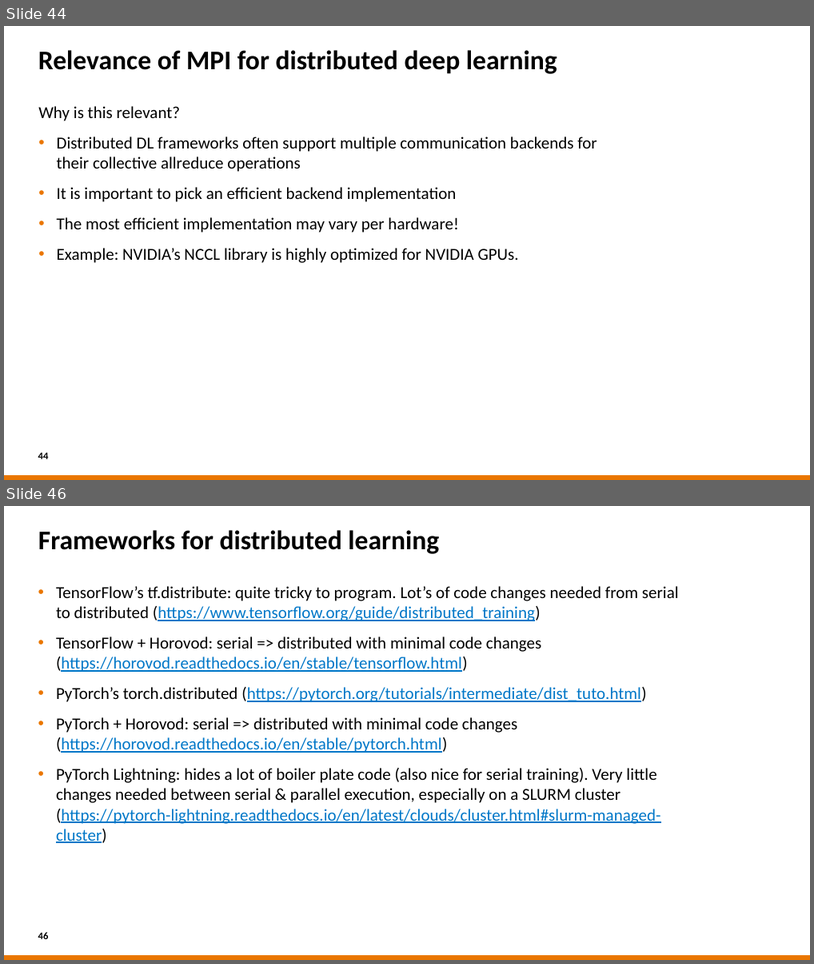
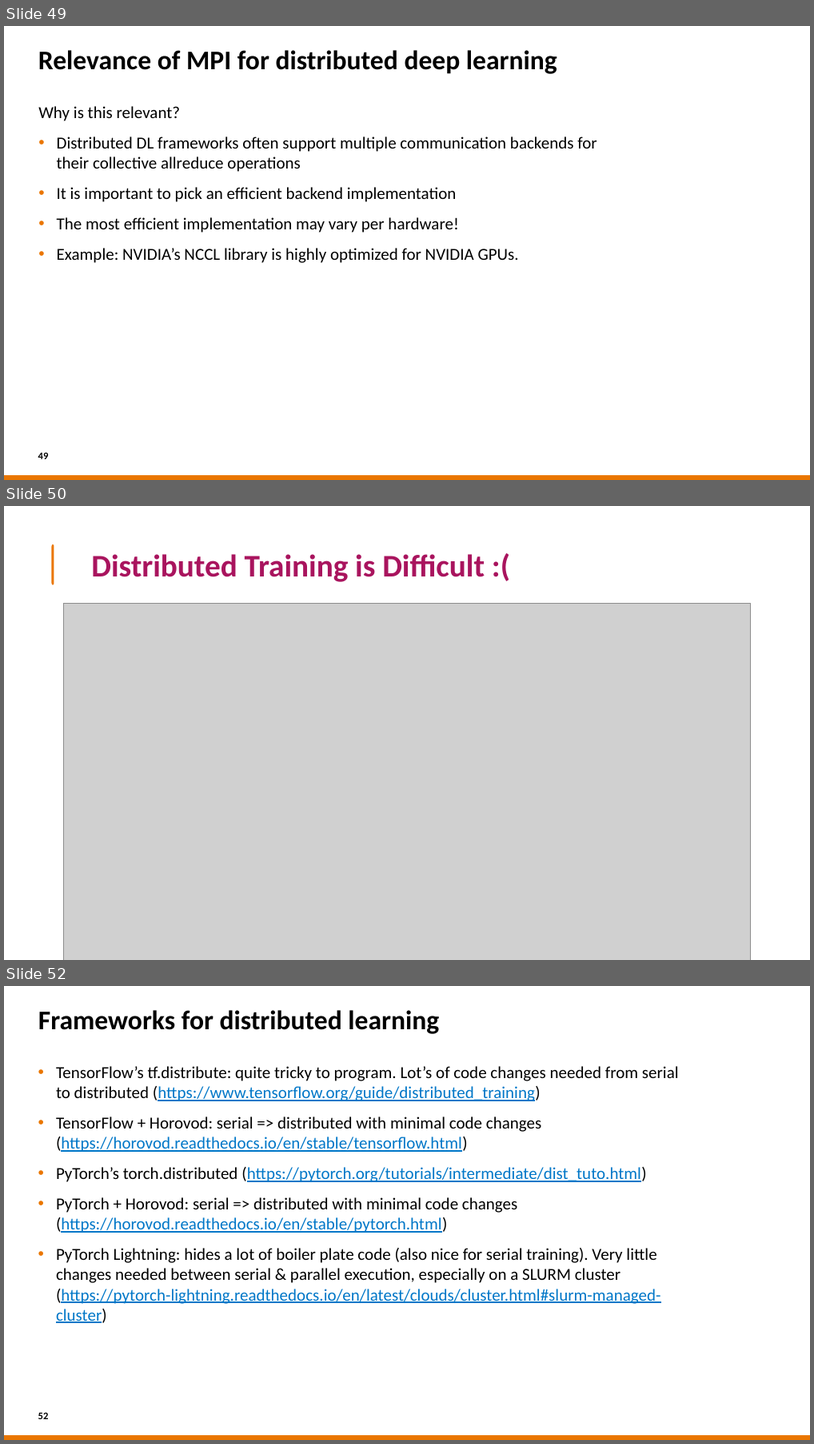
Before and after one commit to sara-nl/HPML-course-materials, a slide deck: Day2/slides/Parallel_Computing_for_DL.pptx. Shown one above the other, each under a label of ours: slides 44 and 46 before the commit, slides 49, 50 and 52 after it; the slides between them are not shown. The pictures are 814x964 and 814x1444 pixels, drawn with LibreOffice and Linux fonts; fonts in the diff are those of the drawing; grey boxes stand for pictures; background and template pictures are left out. Boxes give left, top, right and bottom in pixels: in the first picture for what was removed or moved away, otherwise in the second. Text is boxed around its words. In the diff, an @@ line names an element or a change of style, - is before the commit and + after.

```diff
--- a/Day2/slides/Parallel_Computing_for_DL.pptx
+++ b/Day2/slides/Parallel_Computing_for_DL.pptx
@@ slide 50 added at box(4, 506, 810, 960), background #FFFFFF @@
@@ freeform shape added at box(52, 544, 54, 584), fill #EA7600 @@
@@ text added at box(91, 554, 485, 582), 37.3 pt, text #A9145E, bold @@
+Distributed Training is Difficult :(
@@ picture added at box(64, 604, 750, 960) @@
@@ what was slide 44 is now slide 49 @@
@@ page number at box(38, 452, 49, 459): text changed @@
-44
+49
@@ what was slide 46 is now slide 52 @@
@@ page number at box(38, 1412, 49, 1419): text changed @@
-46
+52
```
Also in this commit, not shown: 1 slide changed, 6 other slides added, 1 slide removed, 3 other files.
